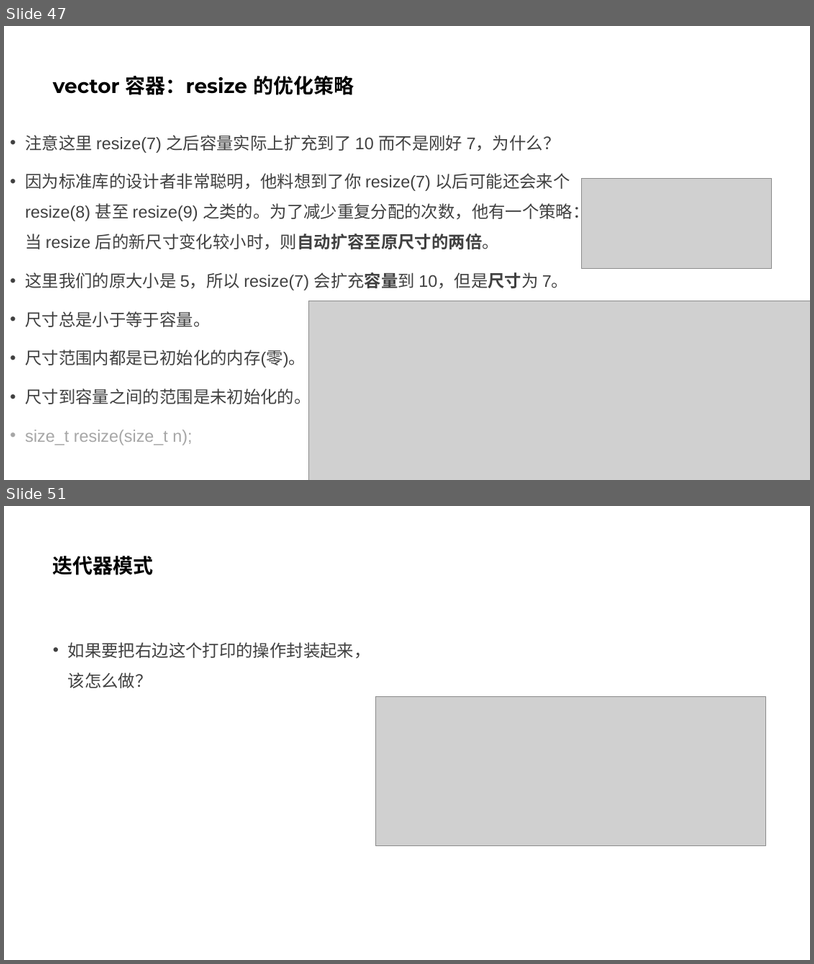
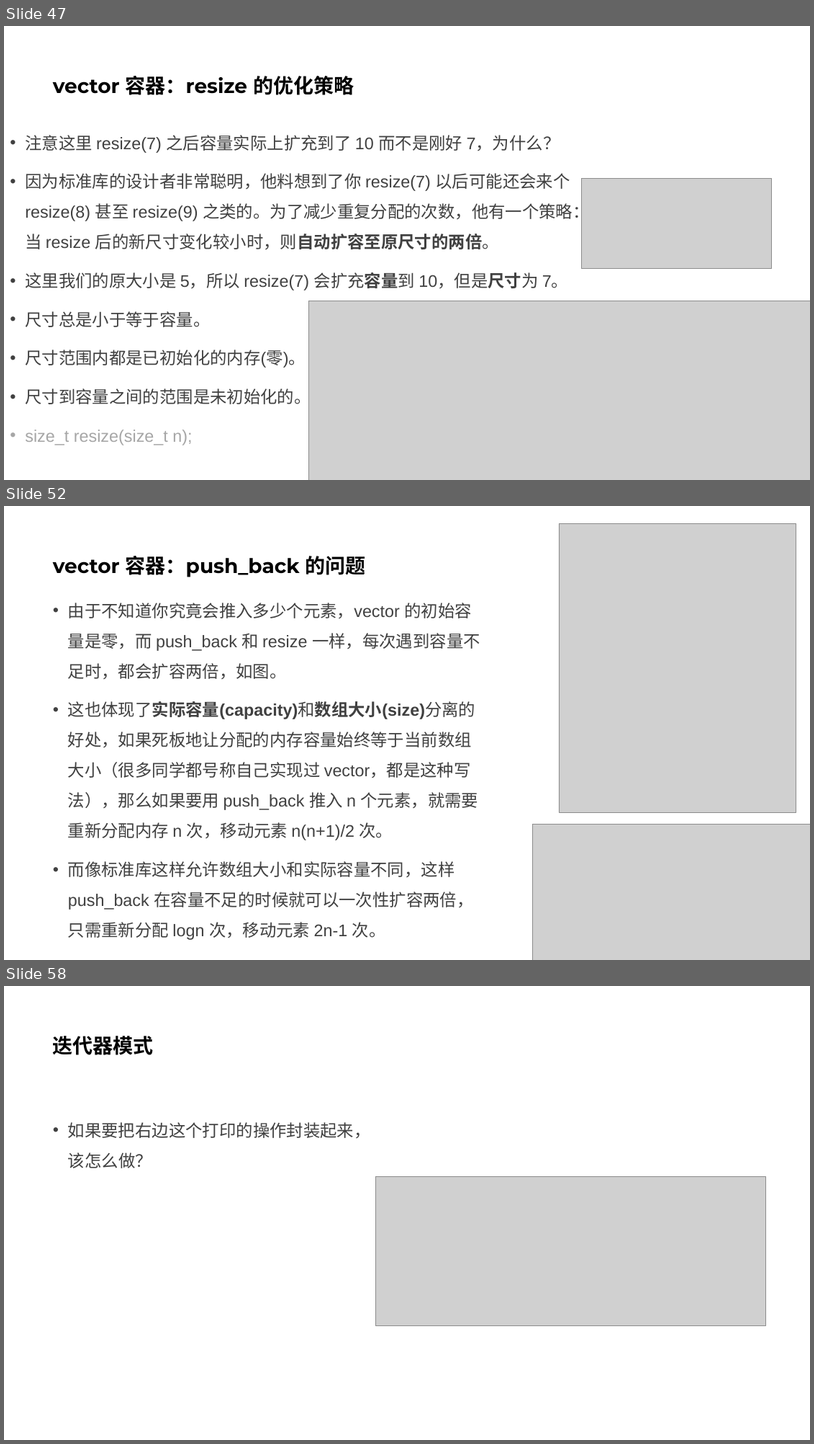
Before and after one commit to parallel101/course, a slide deck: 13/slides.pptx. Shown one above the other, each under a label of ours: slides 47 and 51 before the commit, slides 47, 52 and 58 after it; the slides between them are not shown. The pictures are 814x964 and 814x1444 pixels, drawn with LibreOffice and Linux fonts; fonts in the diff are those of the drawing; grey boxes stand for pictures. Boxes give left, top, right and bottom in pixels: in the first picture for what was removed or moved away, otherwise in the second. Text is boxed around its words. In the diff, an @@ line names an element or a change of style, - is before the commit and + after.

```diff
--- a/13/slides.pptx
+++ b/13/slides.pptx
@@ slide 52 added at (4, 506, 810, 960), background #FFFFFF @@
@@ picture added at (559, 523, 797, 812) @@
@@ title added at (53, 556, 366, 577), 24 pt, text #000000, bold @@
+vector 容器：push_back 的问题
@@ text added at (68, 602, 481, 939), 20 pt, text #404040 @@
+• 由于不知道你究竟会推入多少个元素，vector 的初始容量是零，而 push_back 和 resize 一样，每次遇到容量不足时，都会扩容两倍，如图。
+• 这也体现了实际容量(capacity)和数组大小(size)分离的好处，如果死板地让分配的内存容量始终等于当前数组大小（很多同学都号称自己实现过 vector，都是这种写法），那么如果要用 push_back 推入 n 个元素，就需要重新分配内存 n 次，移动元素 n(n+1)/2 次。
+• 而像标准库这样允许数组大小和实际容量不同，这样 push_back 在容量不足的时候就可以一次性扩容两倍，只需重新分配 logn 次，移动元素 2n-1 次。
@@ picture added at (532, 824, 810, 960) @@
@@ what was slide 51 is now slide 58 @@
```
Also in this commit, not shown: 2 slides changed, 7 other slides added, 1 slide removed, 6 other files.
